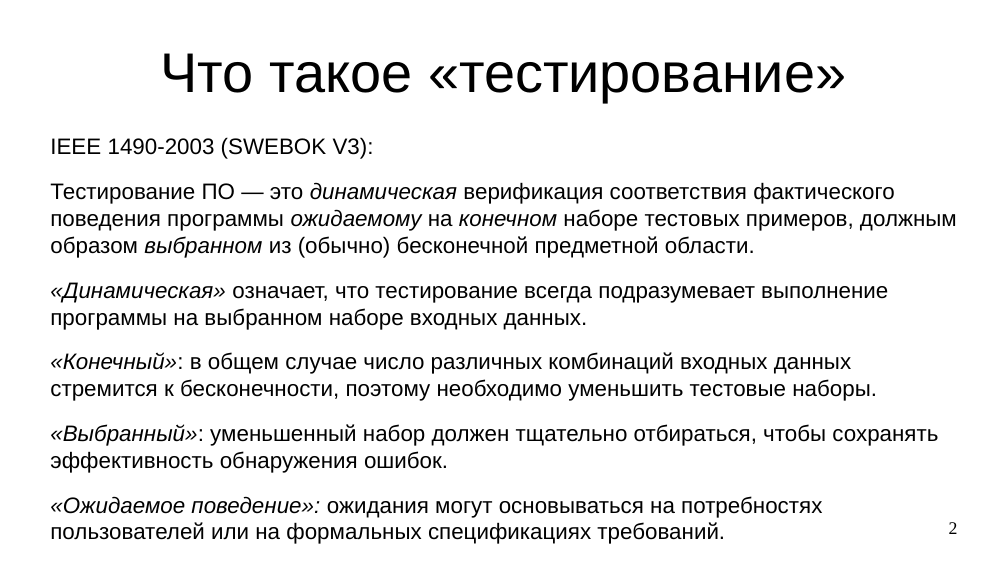
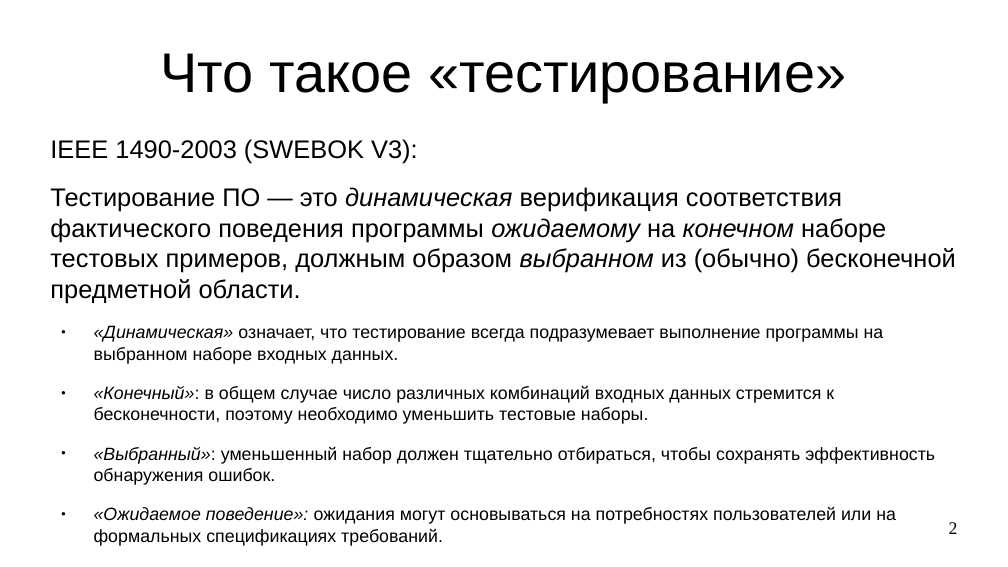
Before and after one commit to steelcraft/stud-lab, a slide deck: slide 2 of Лекции/CAUTTDD01#L1.odp. Drawn at 1008x567 pixels with LibreOffice and Linux fonts; fonts in the diff are those of the drawing. Boxes give left, top, right and bottom in pixels: in the first picture for what was removed or moved away, otherwise in the second. Text is boxed around its words. In the diff, an @@ line names an element or a change of style, - is before the commit and + after.

```diff
--- a/Лекции/CAUTTDD01#L1.odp
+++ b/Лекции/CAUTTDD01#L1.odp
@@ text "IEEE 1490-2003 (SWEBOK V3):" at [50, 139, 956, 524]: size 17.6 to 20 pt in "IEEE 1490-2003 (SWEBOK V3):", "Тестирование ПО — это динамическая верификация соответствия ..."; size 17.6 to 14 pt in "«Динамическая» означает, что тестирование всегда подразумева ...", "«Конечный»: в общем случае число различных комбинаций ...", "«Выбранный»: уменьшенный набор должен тщательно отбираться,  ...", "«Ожидаемое поведение»: ожидания могут основываться на потреб ..."; bullet none to ● @@
```
Also in this commit, not shown: 1 other slide changed, 7 slides added, 2 slides removed.
